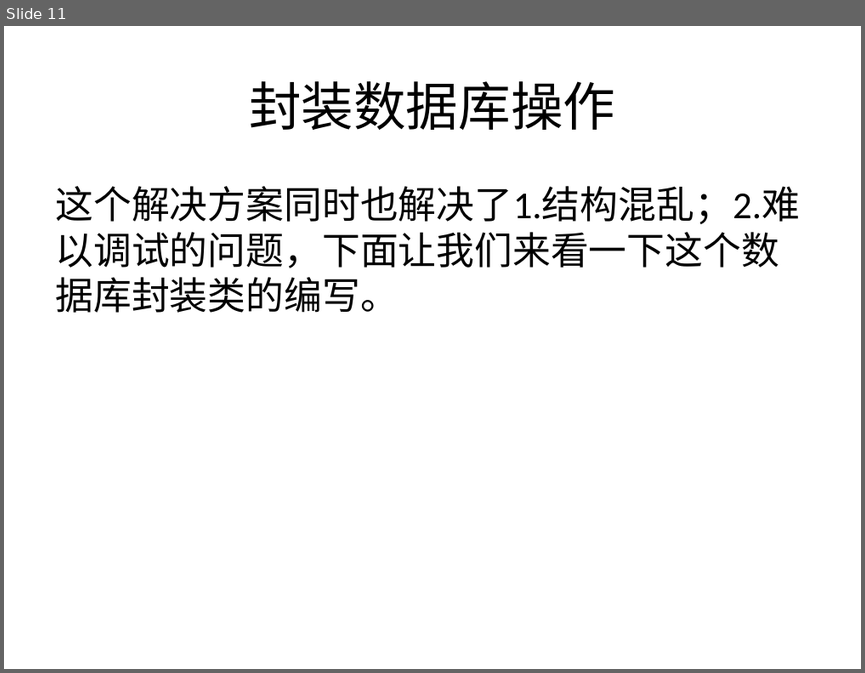
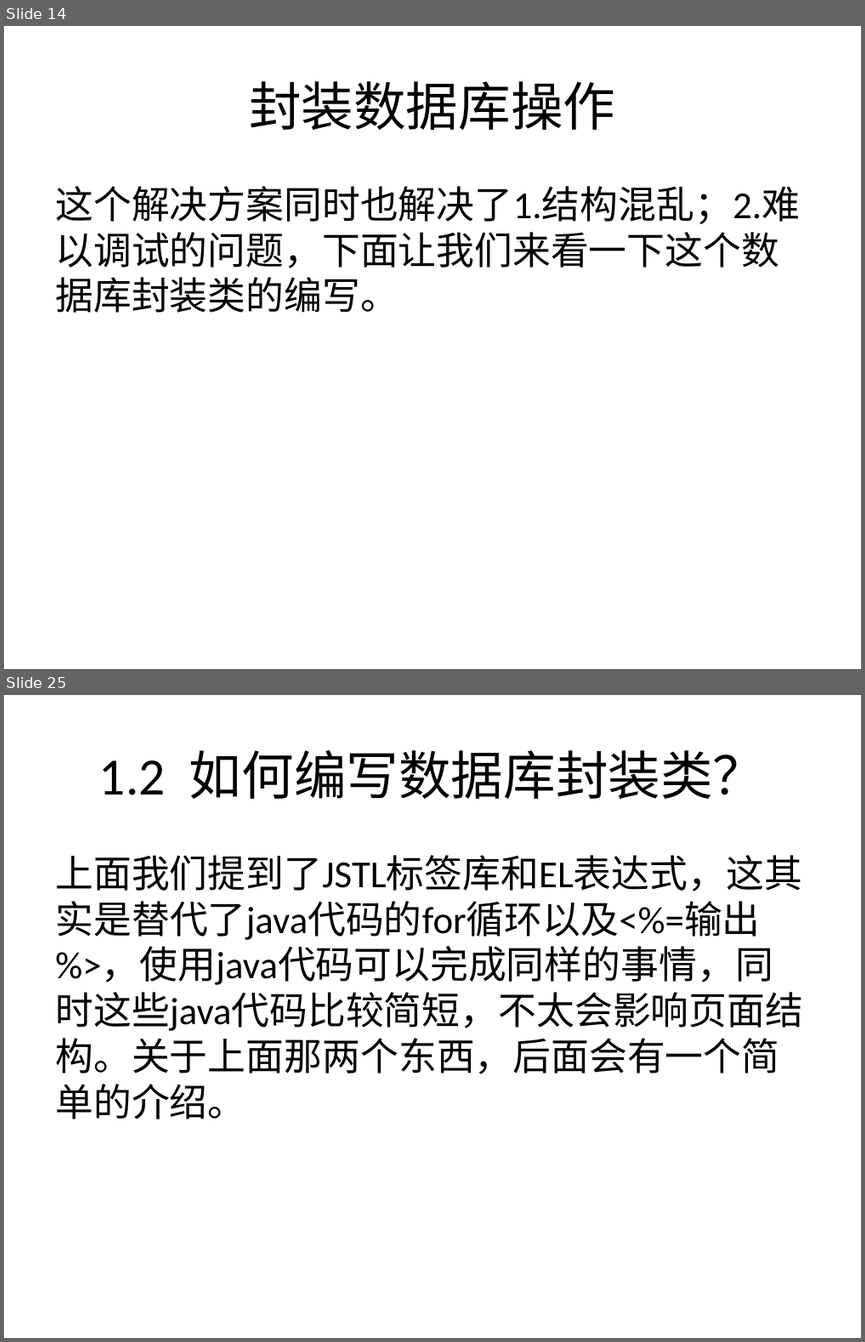
Before and after one commit to swordjoinmagic/JSPLesson, a slide deck: ppt/JSP课PPT.pptx. Shown one above the other, each under a label of ours: slide 11 before the commit, slides 14 and 25 after it; the slides between them are not shown. The pictures are 865x673 and 865x1342 pixels, drawn with LibreOffice and Linux fonts; fonts in the diff are those of the drawing. Boxes give left, top, right and bottom in pixels: in the first picture for what was removed or moved away, otherwise in the second. Text is boxed around its words. In the diff, an @@ line names an element or a change of style, - is before the commit and + after.

```diff
--- a/ppt/JSP课PPT.pptx
+++ b/ppt/JSP课PPT.pptx
@@ slide 25 added at [4, 695, 861, 1338], background #FFFFFF @@
@@ title added at [99, 750, 766, 799], 44 pt, text #000000 @@
+1.2 如何编写数据库封装类？
@@ text added at [55, 855, 803, 1119], 32 pt, text #000000 @@
+上面我们提到了JSTL标签库和EL表达式，这其实是替代了java代码的for循环以及<%=输出 %>，使用java代码可以完成同样的事情，同时这些java代码比较简短，不太会影响页面结构。关于上面那两个东西，后面会有一个简单的介绍。
@@ what was slide 11 is now slide 14 @@
```
Also in this commit, not shown: 5 slides changed, 59 other slides added, 16 other files.
